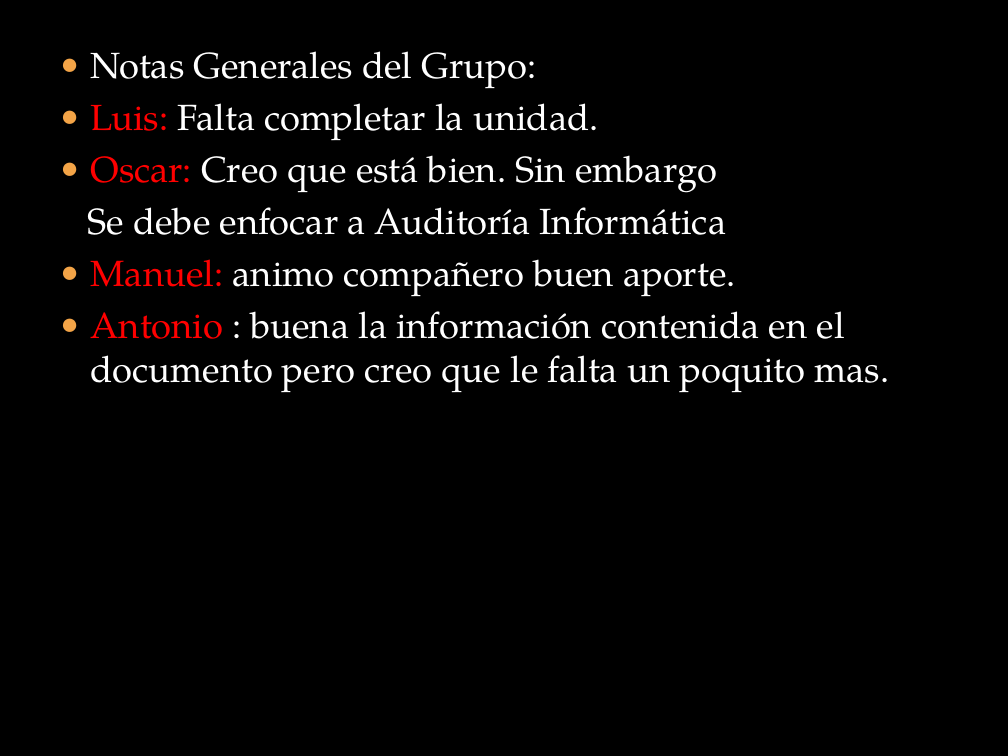
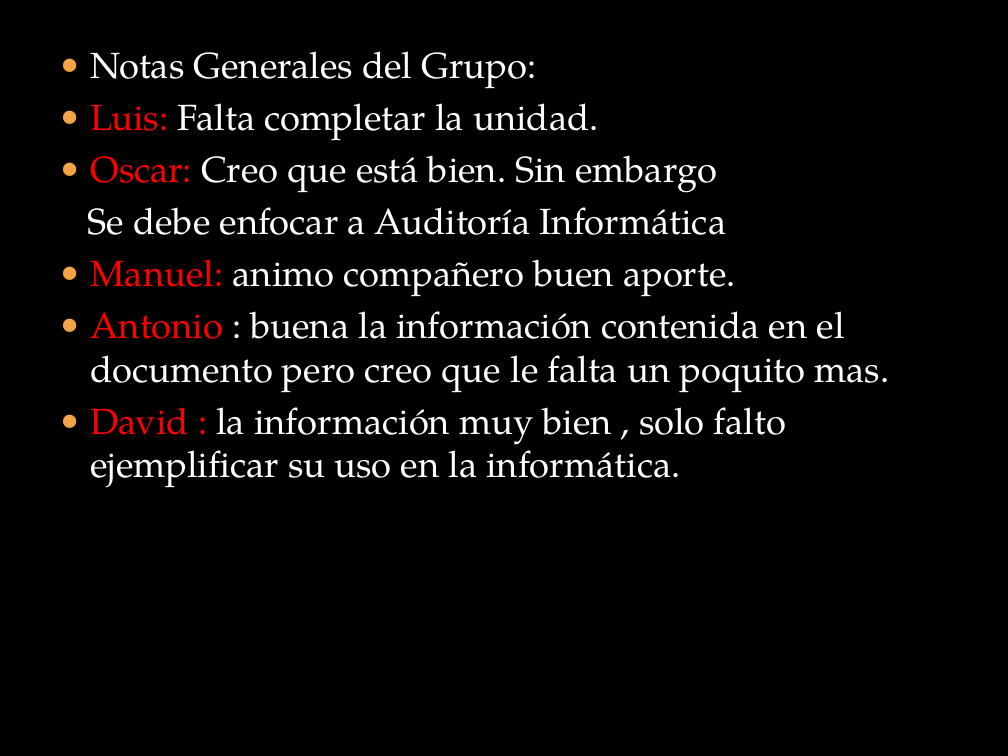
Before and after one commit to lc850/auditoria, a slide deck: slide 6 of HECTOR.pptx. Drawn at 1008x756 pixels with LibreOffice and Linux fonts; fonts in the diff are those of the drawing; background and template pictures are left out. Boxes give left, top, right and bottom in pixels: in the first picture for what was removed or moved away, otherwise in the second. Text is boxed around its words. In the diff, an @@ line names an element or a change of style, - is before the commit and + after.

Commit message:
david

```diff
--- a/HECTOR.pptx
+++ b/HECTOR.pptx
@@ text at box(91, 407, 786, 488): paragraph added @@
+● David : la información muy bien , solo falto ejemplificar su uso en la informática.
```
